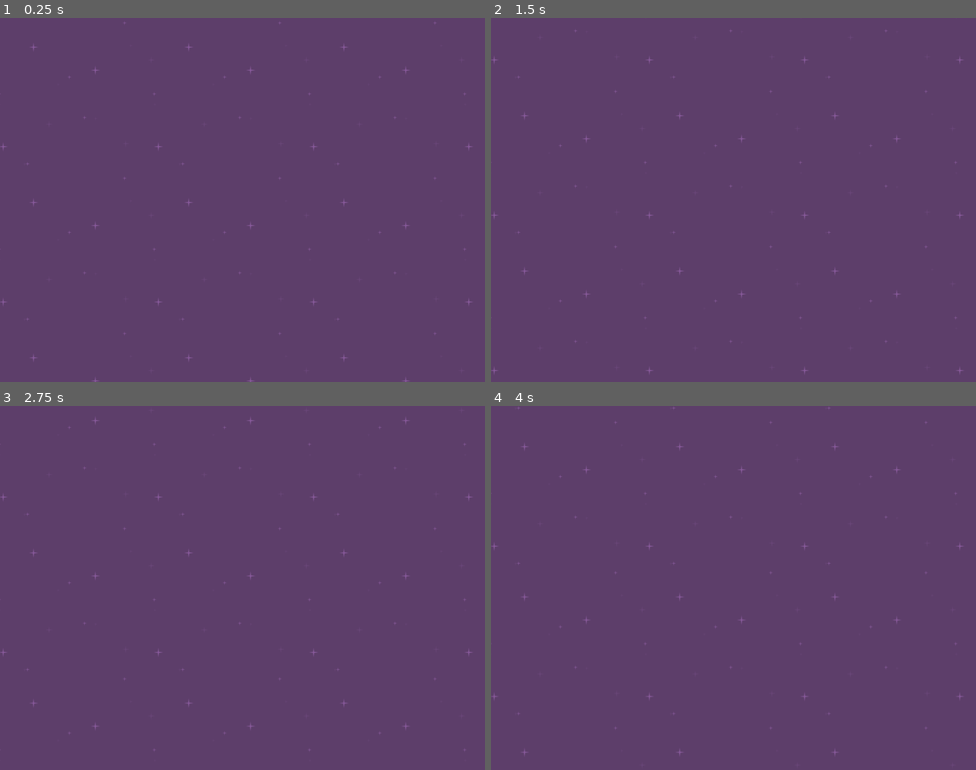
Above: before the commit, frames 1-4 (two rows, left to right).
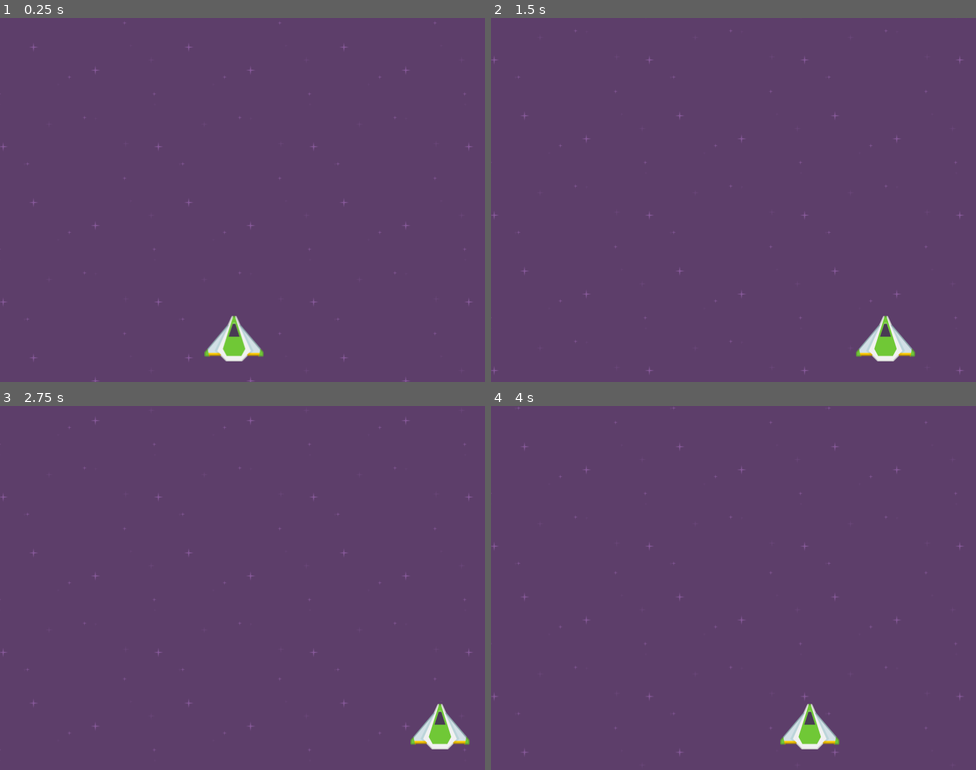
Above: after the commit, the same moments.

Repository: henriquelima92/godot-space-attack
Game: Godot game, scene res://scenes/Main.tscn
Same seed, same stepped clock (60 frames per second), same inputs: the game is played once before the commit and once after it.
Inputs:
- Up to frame 1 (0.25 s): no input
- Up to frame 2 (1.5 s): hold Right (right, bound only after the commit) 0.53-1.28 s; hold Left (left, bound only after the commit) from 1.28 s (still down)
- Up to frame 3 (2.75 s): release Left (left, bound only after the commit) at 2.03 s; hold Right (right, bound only after the commit) from 2.03 s (still down)
- Up to frame 4 (4 s): release Right (right, bound only after the commit) at 3.53 s; hold Left (left, bound only after the commit) from 3.53 s (still down)

The runs differ from the first frame. In frame 1, 0.8% of the frame differs, in the area x 42-55%, y 81-95%; in frame 2, 0.8%; in frame 3, 0.8%; in frame 4, 0.8%.

Commit message:
Added playership and playership movement.

Diff:
--- a/project.godot
+++ b/project.godot
@@ -25,6 +25,21 @@
 window/stretch/mode="2d"
 window/stretch/aspect="keep"
 
+[input]
+
+left={
+"deadzone": 0.5,
+"events": [ Object(InputEventKey,"resource_local_to_scene":false,"resource_name":"","device":0,"alt":false,"shift":false,"control":false,"meta":false,"command":false,"pressed":false,"scancode":16777231,"unicode":0,"echo":false,"script":null)
+, Object(InputEventKey,"resource_local_to_scene":false,"resource_name":"","device":0,"alt":false,"shift":false,"control":false,"meta":false,"command":false,"pressed":false,"scancode":65,"unicode":0,"echo":false,"script":null)
+ ]
+}
+right={
+"deadzone": 0.5,
+"events": [ Object(InputEventKey,"resource_local_to_scene":false,"resource_name":"","device":0,"alt":false,"shift":false,"control":false,"meta":false,"command":false,"pressed":false,"scancode":16777233,"unicode":0,"echo":false,"script":null)
+, Object(InputEventKey,"resource_local_to_scene":false,"resource_name":"","device":0,"alt":false,"shift":false,"control":false,"meta":false,"command":false,"pressed":false,"scancode":68,"unicode":0,"echo":false,"script":null)
+ ]
+}
+
 [rendering]
 
 environment/default_environment="res://default_env.tres"
--- a/scenes/Main.tscn
+++ b/scenes/Main.tscn
@@ -1,7 +1,11 @@
-[gd_scene load_steps=2 format=2]
+[gd_scene load_steps=3 format=2]
 
 [ext_resource path="res://scenes/Background.tscn" type="PackedScene" id=1]
+[ext_resource path="res://scenes/Player.tscn" type="PackedScene" id=2]
 
 [node name="Main" type="Node"]
 
 [node name="Background" parent="." instance=ExtResource( 1 )]
+
+[node name="Player" parent="Background" instance=ExtResource( 2 )]
+position = Vector2( 386.366, 528.825 )
--- /dev/null
+++ b/scenes/Player.tscn
@@ -0,0 +1,16 @@
+[gd_scene load_steps=4 format=2]
+
+[ext_resource path="res://assets/sprites/playerShip3_green.png" type="Texture" id=1]
+[ext_resource path="res://scripts/Player.gd" type="Script" id=2]
+
+[sub_resource type="CircleShape2D" id=1]
+radius = 38.6762
+
+[node name="Player" type="KinematicBody2D"]
+script = ExtResource( 2 )
+
+[node name="Sprite" type="Sprite" parent="."]
+texture = ExtResource( 1 )
+
+[node name="CollisionShape2D" type="CollisionShape2D" parent="."]
+shape = SubResource( 1 )
--- /dev/null
+++ b/scripts/Player.gd
@@ -0,0 +1,20 @@
+extends KinematicBody2D
+
+const SPEED = 500
+
+onready var sprite = $Sprite
+
+var screen_size
+var playerSize
+
+func _ready():
+	screen_size = get_viewport_rect().size.x
+	playerSize = sprite.texture.get_width() * scale.x
+
+func _process(delta):
+	if Input.is_action_pressed("left"):
+		position.x -= SPEED * delta
+	elif Input.is_action_pressed("right"):
+		position.x += SPEED * delta
+
+	position.x = clamp(position.x, 0 + (playerSize/2), screen_size-(playerSize/2))
